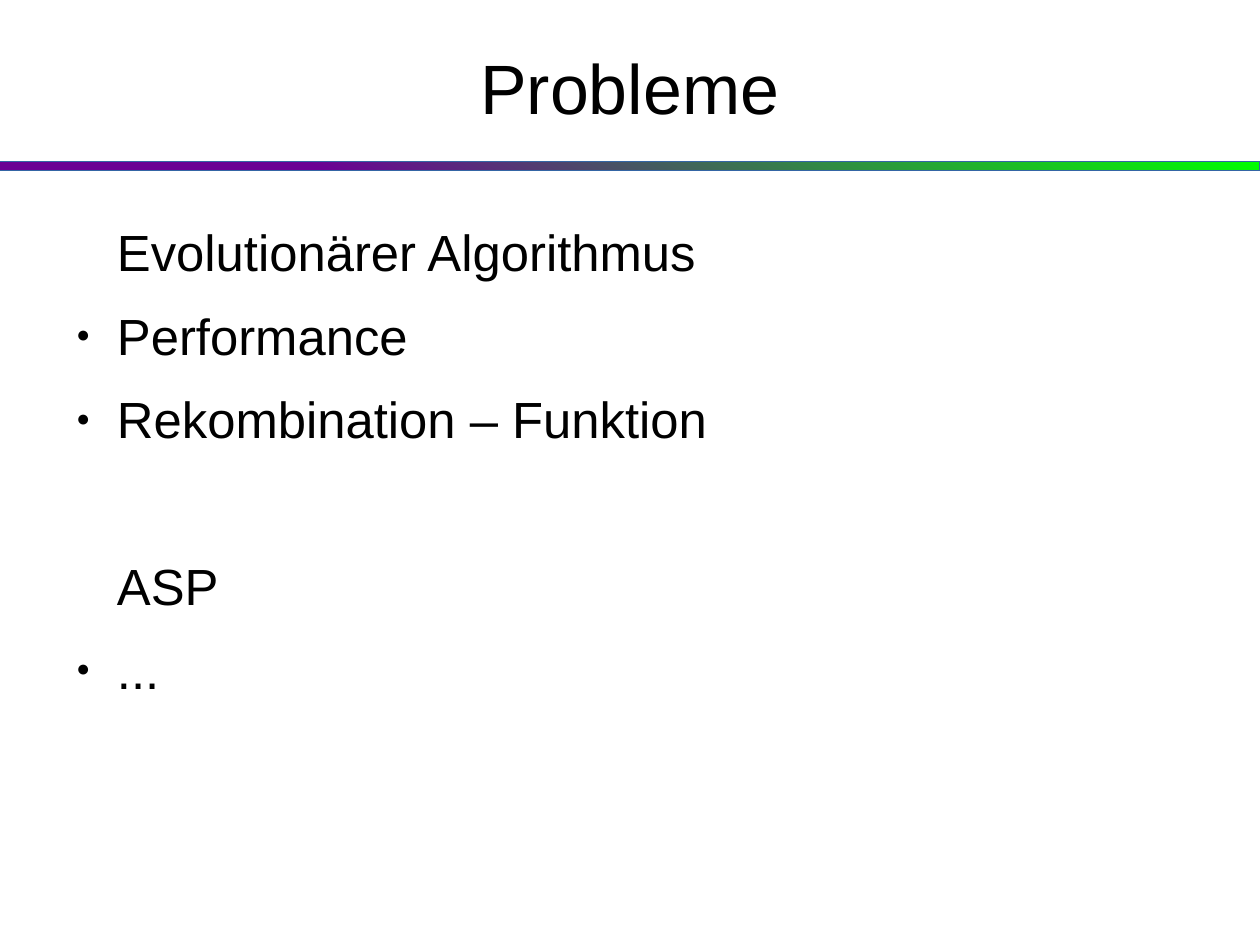
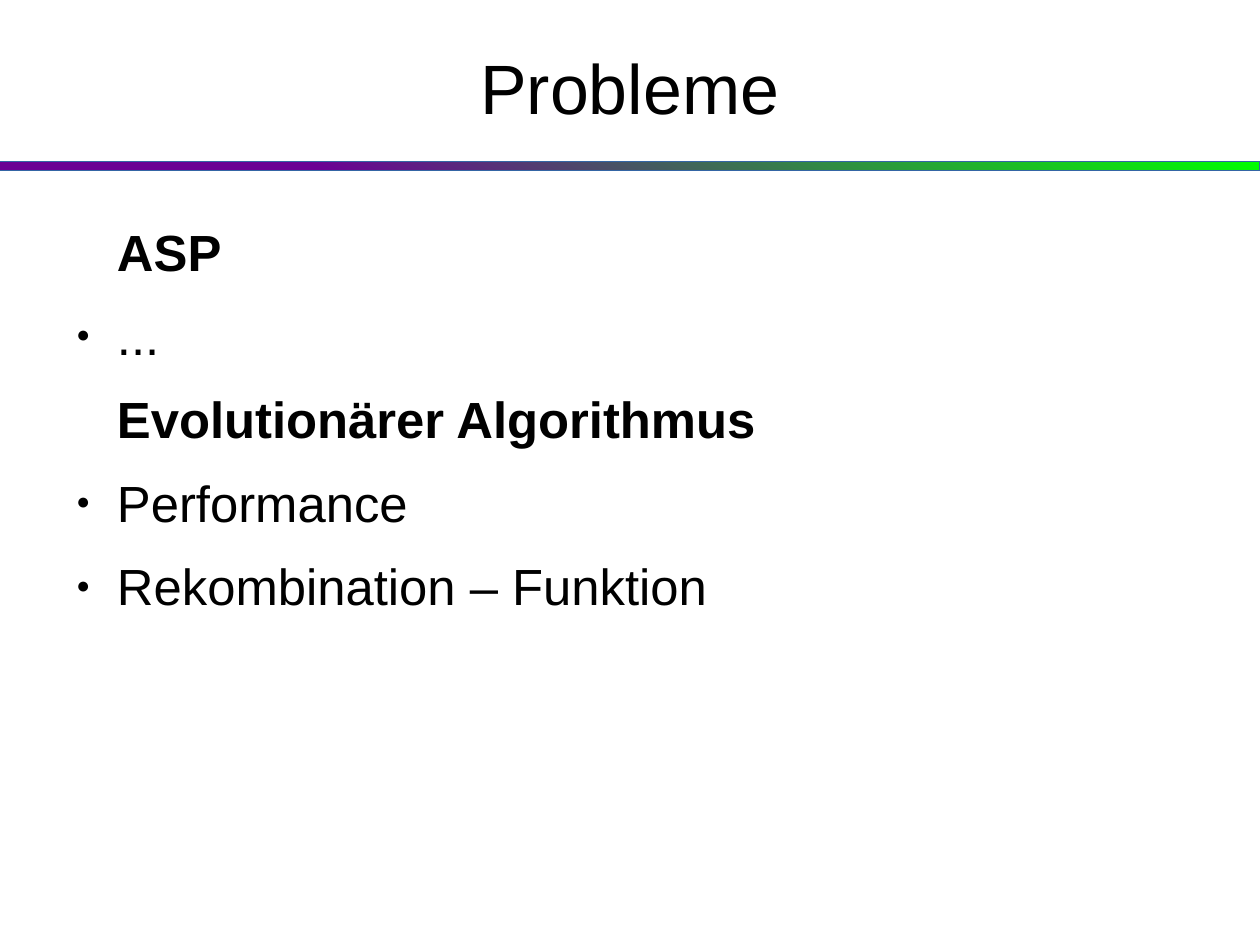
Before and after one commit to klaus94/ProbSolv_Search_AI_Project, a slide deck: slide 9 of paesentation.odp. Drawn at 1260x945 pixels with LibreOffice and Linux fonts; fonts in the diff are those of the drawing. Boxes give left, top, right and bottom in pixels: in the first picture for what was removed or moved away, otherwise in the second. Text is boxed around its words. In the diff, an @@ line names an element or a change of style, - is before the commit and + after.

```diff
--- a/paesentation.odp
+++ b/paesentation.odp
@@ text at [117,235,221,272]: paragraphs added @@
+ASP
+● ...
@@ text at [117,401,755,449]: bold on in "Evolutionärer Algorithmus" @@
@@ text at [117,569,219,606]: paragraphs removed @@
-ASP
-● ...
```
Also in this commit, not shown: 1 other slide changed, 1 other file.
